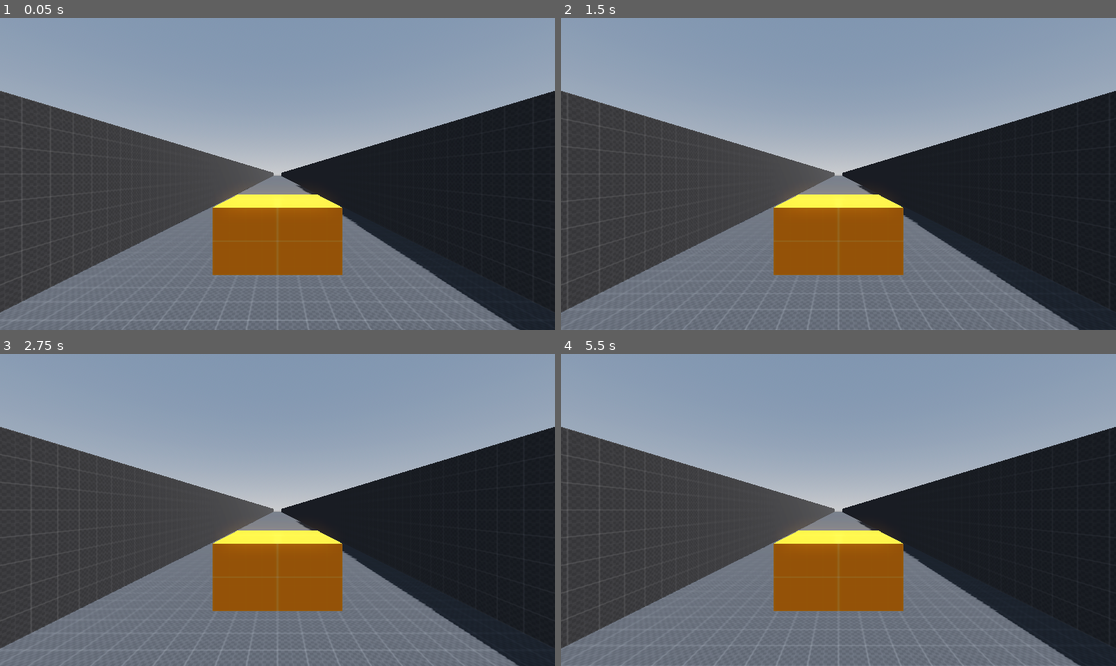
Above: before the commit, frames 1-4 (two rows, left to right).
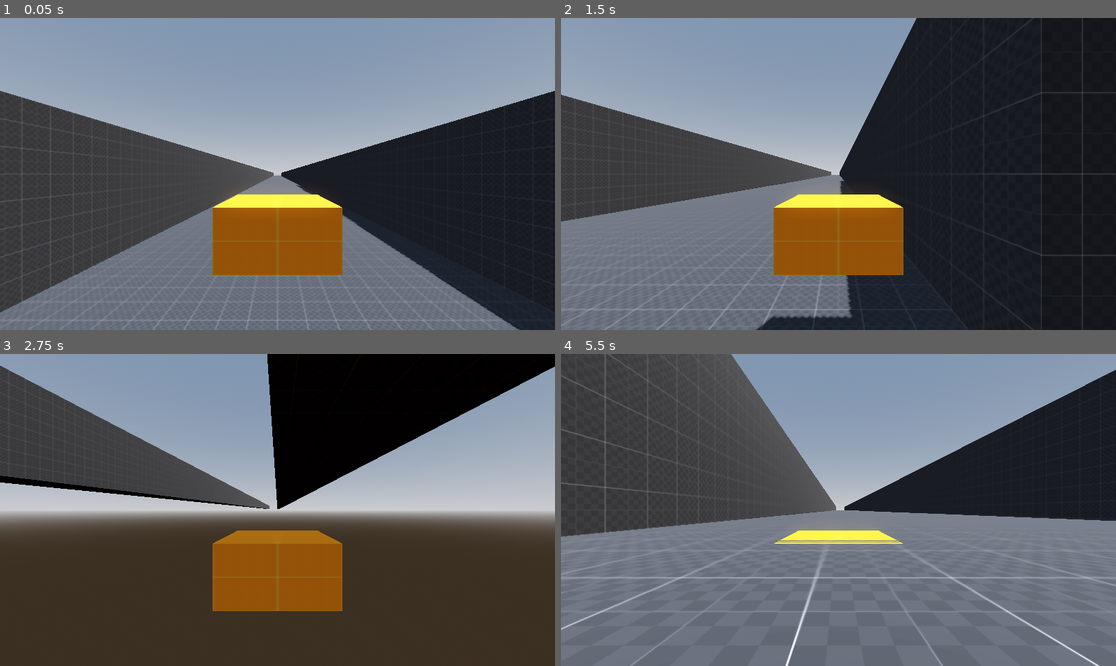
Above: after the commit, the same moments.

Repository: DrOtter3000/vfursquadron
Game: Godot game, scene res://levels/sandbox.tscn
The game is run twice, just before and just after one commit, with the same random seed, the same clock (stepped at 60 frames per second) and the same inputs.
Inputs:
- Up to frame 1 (0.05 s): no input
- Up to frame 2 (1.5 s): hold D (right, bound only after the commit) 0.53-1.28 s; hold S (down, bound only after the commit) from 1.28 s (still down)
- Up to frame 3 (2.75 s): release S (down, bound only after the commit) at 2.03 s; hold D (right, bound only after the commit) from 2.03 s (still down)
- Up to frame 4 (5.5 s): release D (right, bound only after the commit) at 2.78 s; hold W (up, bound only after the commit) 2.78-3.53 s; hold A (left, bound only after the commit) 3.53-5.03 s; hold S (down, bound only after the commit) from 5.03 s (still down)

The runs differ from the first frame. In frame 2, 31% of the frame differs, in the area x 0-100%, y 0-100%; in frame 3, 70%; in frame 4, 46%.

Commit message:
add basic player controls

Diff:
--- a/player/player.gd
+++ b/player/player.gd
@@ -1 +1,25 @@
 extends Node3D
+
+@export var speed := 10.0
+@export var max_pos_x := 10.0
+@export var max_pos_y := 10.0
+
+@onready var model: Node3D = $Model
+
+func _process(delta: float) -> void:
+	control_model(delta)
+
+func control_model(delta: float):
+	var direction = Input.get_vector("left", "right", "down", "up").normalized()
+
+	if model.position.x > max_pos_x and direction.x > 0:
+		direction.x = 0
+	elif model.position.x < -max_pos_x and direction.x < 0:
+		direction.x = 0
+
+	if model.position.y > max_pos_y and direction.y > 0:
+		direction.y = 0
+	elif model.position.y < -max_pos_y and direction.y < 0:
+		direction.y = 0
+
+	model.position += Vector3(direction.x, direction.y, 0) * delta * speed
--- a/player/player.tscn
+++ b/player/player.tscn
@@ -16,5 +16,5 @@
 mesh = SubResource("BoxMesh_kqu6x")
 skeleton = NodePath("../..")
 
-[node name="Camera3D" type="Camera3D" parent="."]
-transform = Transform3D(1, 0, 0, 0, 1, 0, 0, 0, 1, 0, 1, 4)
+[node name="Camera3D" type="Camera3D" parent="Model"]
+transform = Transform3D(0.516529, 0, 0, 0, 1, 0, 0, 0, 0.51282, 0, 1, 2.05128)
--- a/project.godot
+++ b/project.godot
@@ -15,6 +15,29 @@
 config/features=PackedStringArray("4.4", "Forward Plus")
 config/icon="res://icon.svg"
 
+[input]
+
+left={
+"deadzone": 0.2,
+"events": [Object(InputEventKey,"resource_local_to_scene":false,"resource_name":"","device":-1,"window_id":0,"alt_pressed":false,"shift_pressed":false,"ctrl_pressed":false,"meta_pressed":false,"pressed":false,"keycode":0,"physical_keycode":65,"key_label":0,"unicode":97,"location":0,"echo":false,"script":null)
+]
+}
+right={
+"deadzone": 0.2,
+"events": [Object(InputEventKey,"resource_local_to_scene":false,"resource_name":"","device":-1,"window_id":0,"alt_pressed":false,"shift_pressed":false,"ctrl_pressed":false,"meta_pressed":false,"pressed":false,"keycode":0,"physical_keycode":68,"key_label":0,"unicode":100,"location":0,"echo":false,"script":null)
+]
+}
+up={
+"deadzone": 0.2,
+"events": [Object(InputEventKey,"resource_local_to_scene":false,"resource_name":"","device":-1,"window_id":0,"alt_pressed":false,"shift_pressed":false,"ctrl_pressed":false,"meta_pressed":false,"pressed":false,"keycode":0,"physical_keycode":87,"key_label":0,"unicode":119,"location":0,"echo":false,"script":null)
+]
+}
+down={
+"deadzone": 0.2,
+"events": [Object(InputEventKey,"resource_local_to_scene":false,"resource_name":"","device":-1,"window_id":0,"alt_pressed":false,"shift_pressed":false,"ctrl_pressed":false,"meta_pressed":false,"pressed":false,"keycode":0,"physical_keycode":83,"key_label":0,"unicode":115,"location":0,"echo":false,"script":null)
+]
+}
+
 [layer_names]
 
 3d_render/layer_3="Environment"
